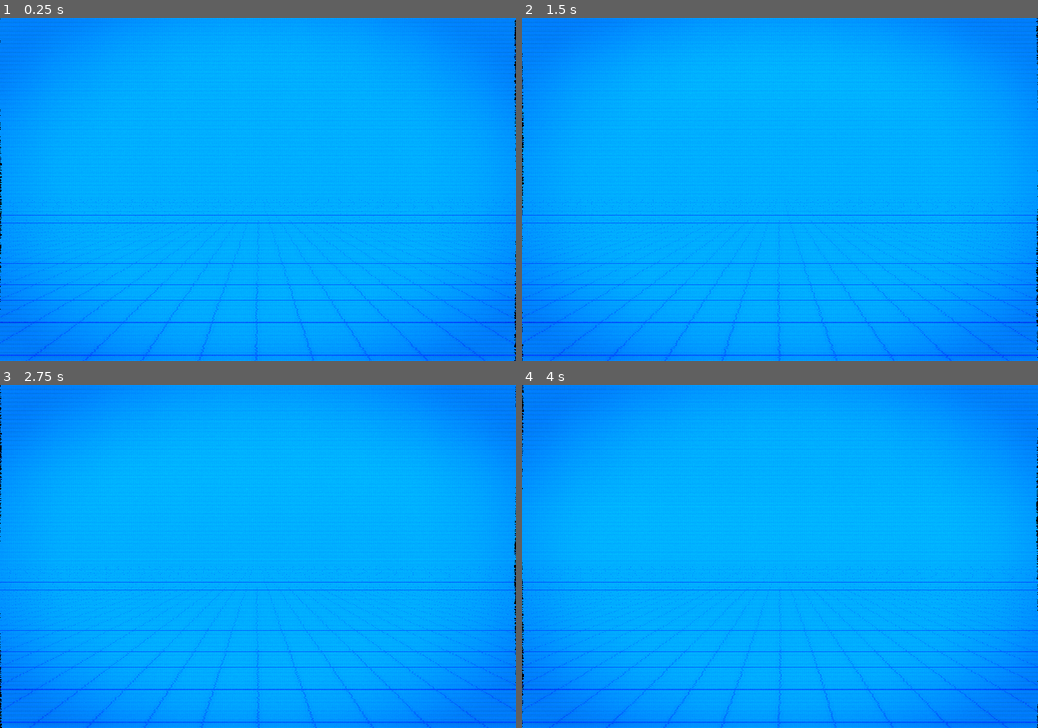
Above: before the commit, frames 1-4 (two rows, left to right).
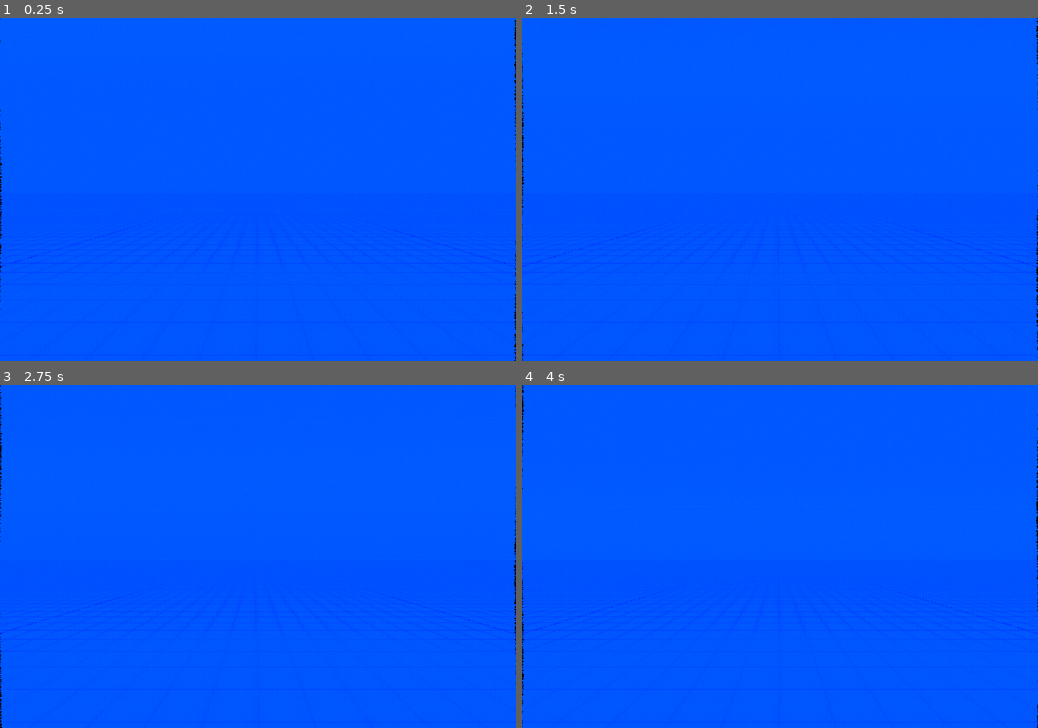
Above: after the commit, the same moments.

Repository: deltea/mograph-edit
Game: Godot game, scene res://main.tscn
The game is run twice, just before and just after one commit, with the same random seed, the same clock (stepped at 60 frames per second) and the same inputs. Sound files missing from this copy of the repository are replaced by a short silence.
Inputs:
- Up to frame 1 (0.25 s): no input
- Up to frame 2 (1.5 s): no input
- Up to frame 3 (2.75 s): no input
- Up to frame 4 (4 s): no input

The runs differ from the first frame. In frame 1, 95% of the frame differs, in the area x 0-100%, y 0-100%; in frame 2, 95%; in frame 3, 95%; in frame 4, 95%.

Commit message:
cool waveform visualizer

Diff:
--- a/main.gd
+++ b/main.gd
@@ -60,7 +60,7 @@
 		work.scale = Vector3.ZERO
 		var tween := create_tween().set_trans(Tween.TRANS_EXPO).set_ease(Tween.EASE_OUT).set_parallel()
 		tween.tween_property(work, "scale", Vector3.ONE, Conductor.BEAT).set_trans(Tween.TRANS_SPRING)
-		tween.tween_property(work, "rotation_degrees:z", rand_rot, Conductor.BEAT).set_trans(Tween.TRANS_SPRING)
+		tween.tween_property(work, "rotation_degrees:z", rand_rot, Conductor.BEAT * 1.5).set_trans(Tween.TRANS_SPRING)
 		tween.tween_property(cam, "rotation_degrees:z", 10 * (1 if pos % 2 == 0 else -1), Conductor.BEAT)
 
 	if pos == 24:
--- a/main.tscn
+++ b/main.tscn
@@ -5,22 +5,23 @@
 [ext_resource type="Texture2D" uid="uid://dr1giiqeaf6rp" path="res://assets/textures/grid.png" id="2_0xm2m"]
 [ext_resource type="Shader" uid="uid://b18yv76dri8c2" path="res://shaders/crt.gdshader" id="3_h2yge"]
 [ext_resource type="PackedScene" uid="uid://b70i16bp0hiar" path="res://scenes/camera/camera_rig.tscn" id="3_lquwl"]
+[ext_resource type="PackedScene" uid="uid://cy5wxvvh6dxxx" path="res://scenes/waveform_visualizer/waveform_visualizer.tscn" id="6_7mycd"]
 
 [sub_resource type="ShaderMaterial" id="ShaderMaterial_0xm2m"]
 shader = ExtResource("3_h2yge")
-shader_parameter/brightness = 2.0
+shader_parameter/brightness = 1.050000049875
 shader_parameter/contrast = 1.08
-shader_parameter/saturation = 1.6370000777575
-shader_parameter/gamma = 2.23000009940523
+shader_parameter/saturation = 1.200000057
+shader_parameter/gamma = 1.05
 shader_parameter/curvature = 0.0
 shader_parameter/corner_soften = 0.0
-shader_parameter/vignette = 0.4870000231325
-shader_parameter/scanline_strength = 0.6610000313975
+shader_parameter/vignette = 0.0
+shader_parameter/scanline_strength = 0.10000000475
 shader_parameter/scanline_density = 1.15
 shader_parameter/interlace_strength = 0.2
 shader_parameter/mask_strength = 0.22
 shader_parameter/mask_scale = 1.0
-shader_parameter/chroma_offset_px = 2.000000095
+shader_parameter/chroma_offset_px = 2.2750001080625
 shader_parameter/luma_smear_px = 5.0000002375
 shader_parameter/jitter_px = 1.8
 shader_parameter/wobble_px = 1.5
@@ -28,7 +29,7 @@
 shader_parameter/tape_lines = 0.10000000475
 shader_parameter/roll_speed = 0.1
 shader_parameter/roll_strength = 0.10000000475
-shader_parameter/glow_strength = 1.0000000475
+shader_parameter/glow_strength = 0.25
 shader_parameter/glow_threshold = 0.65
 
 [sub_resource type="Environment" id="Environment_7dm0k"]
@@ -43,7 +44,7 @@
 albedo_texture = ExtResource("2_0xm2m")
 albedo_texture_force_srgb = true
 uv1_triplanar = true
-texture_filter = 0
+texture_filter = 4
 
 [sub_resource type="PlaneMesh" id="PlaneMesh_ig7tw"]
 material = SubResource("StandardMaterial3D_ig7tw")
@@ -56,6 +57,11 @@
 base_font = SubResource("SystemFont_lquwl")
 variation_transform = Transform2D(1.44, 0, 0, 0.9, 0, 0)
 spacing_glyph = 4
+
+[sub_resource type="StandardMaterial3D" id="StandardMaterial3D_7mycd"]
+cull_mode = 2
+shading_mode = 0
+albedo_color = Color(3.465414e-06, 0.05144579, 0.7048556, 1)
 
 [node name="Main" type="Node3D" unique_id=218409027]
 script = ExtResource("1_1bvp3")
@@ -108,3 +114,11 @@
 
 [node name="DirectionalLight3D" type="DirectionalLight3D" parent="." unique_id=1478296763]
 transform = Transform3D(1, 0, 0, 0, 0.49999997, 0.86602545, 0, -0.86602545, 0.49999997, 0, 0, 0)
+
+[node name="WaveformVisualizer" parent="." unique_id=292837804 instance=ExtResource("6_7mycd")]
+transform = Transform3D(-4.3711385e-08, 0, 0.99999994, 0, 1, 0, -0.99999994, 0, -4.3711385e-08, -10, -3, 56)
+material_override = SubResource("StandardMaterial3D_7mycd")
+
+[node name="WaveformVisualizer2" parent="." unique_id=939467883 instance=ExtResource("6_7mycd")]
+transform = Transform3D(-4.3711385e-08, 0, 0.99999994, 0, 1, 0, -0.99999994, 0, -4.3711385e-08, 10, -3, 56)
+material_override = SubResource("StandardMaterial3D_7mycd")
--- /dev/null
+++ b/scenes/waveform_visualizer/waveform_visualizer.gd
@@ -0,0 +1,74 @@
+extends MeshInstance3D
+
+
+var spectrum: AudioEffectSpectrumAnalyzerInstance
+var min_hz := 120.0
+var max_hz := 11050 / 4.0
+var freq_bands := 256
+var frequency_repeats := 8
+var bar_width := 0.65
+var smoothed_energy: Array[float] = []
+
+
+func _ready() -> void:
+	var bus_idx := AudioServer.get_bus_index("Music")
+	spectrum = AudioServer.get_bus_effect_instance(bus_idx, 0)
+
+	mesh = ImmediateMesh.new()
+	smoothed_energy.resize(freq_bands)
+	smoothed_energy.fill(0.0)
+
+
+func _process(_dt: float) -> void:
+	(mesh as ImmediateMesh).clear_surfaces()
+	(mesh as ImmediateMesh).surface_begin(Mesh.PRIMITIVE_TRIANGLES)
+
+	for i in range(freq_bands):
+		# Tile the spectrum across the visualizer instead of mapping it only once.
+		var phase0 := float(i) / freq_bands * frequency_repeats
+		var phase1 := float(i + 1) / freq_bands * frequency_repeats
+		var t0 := fmod(phase0, 1.0)
+		var t1 := fmod(phase1, 1.0)
+		if is_zero_approx(t1):
+			t1 = 1.0
+		var prev_hz := min_hz + pow(t0, 2.5) * (max_hz - min_hz)
+		var hz := min_hz + pow(t1, 2.5) * (max_hz - min_hz)
+		var t := t1
+
+		# Get magnitude for the frequency range
+		var mag := spectrum.get_magnitude_for_frequency_range(prev_hz, hz)
+		var energy := clampf((mag.length() + mag.y) * 100.0, 0.0, 100.0)
+		smoothed_energy[i] = lerpf(smoothed_energy[i], energy, 0.15)
+		energy = smoothed_energy[i]
+
+		var x := (i - freq_bands / 2.0) * bar_width
+		var half_w := bar_width * 0.4
+		var depth := 0.05
+		var z0 := -depth * 0.5
+		var z1 := depth * 0.5
+		var y0 := 0.0
+		var y1 := energy
+		var x0 := x - half_w
+		var x1 := x + half_w
+		var color := Color(t, 0.5, 1.0 - t)
+
+		var verts := [
+			Vector3(x0, y0, z0), Vector3(x1, y0, z0), Vector3(x1, y1, z0),
+			Vector3(x0, y0, z0), Vector3(x1, y1, z0), Vector3(x0, y1, z0),
+			Vector3(x0, y0, z1), Vector3(x1, y1, z1), Vector3(x1, y0, z1),
+			Vector3(x0, y0, z1), Vector3(x0, y1, z1), Vector3(x1, y1, z1),
+			Vector3(x0, y0, z0), Vector3(x0, y0, z1), Vector3(x0, y1, z1),
+			Vector3(x0, y0, z0), Vector3(x0, y1, z1), Vector3(x0, y1, z0),
+			Vector3(x1, y0, z0), Vector3(x1, y1, z1), Vector3(x1, y0, z1),
+			Vector3(x1, y0, z0), Vector3(x1, y1, z0), Vector3(x1, y1, z1),
+			Vector3(x0, y1, z0), Vector3(x1, y1, z0), Vector3(x1, y1, z1),
+			Vector3(x0, y1, z0), Vector3(x1, y1, z1), Vector3(x0, y1, z1),
+			Vector3(x0, y0, z0), Vector3(x1, y0, z1), Vector3(x1, y0, z0),
+			Vector3(x0, y0, z0), Vector3(x0, y0, z1), Vector3(x1, y0, z1)
+		]
+
+		for v: Vector3 in verts:
+			(mesh as ImmediateMesh).surface_set_color(color)
+			(mesh as ImmediateMesh).surface_add_vertex(v)
+
+	(mesh as ImmediateMesh).surface_end()
--- /dev/null
+++ b/scenes/waveform_visualizer/waveform_visualizer.tscn
@@ -0,0 +1,9 @@
+[gd_scene format=3 uid="uid://cy5wxvvh6dxxx"]
+
+[ext_resource type="Script" uid="uid://bwsu2iv8n3008" path="res://scenes/waveform_visualizer/waveform_visualizer.gd" id="1_jo4jv"]
+
+[sub_resource type="ImmediateMesh" id="ImmediateMesh_38or4"]
+
+[node name="WaveformVisualizer" type="MeshInstance3D" unique_id=292837804]
+mesh = SubResource("ImmediateMesh_38or4")
+script = ExtResource("1_jo4jv")
Binary file changed: assets/textures/grid.png
Not shown, added: scenes/waveform_visualizer/waveform_visualizer.gd.uid
